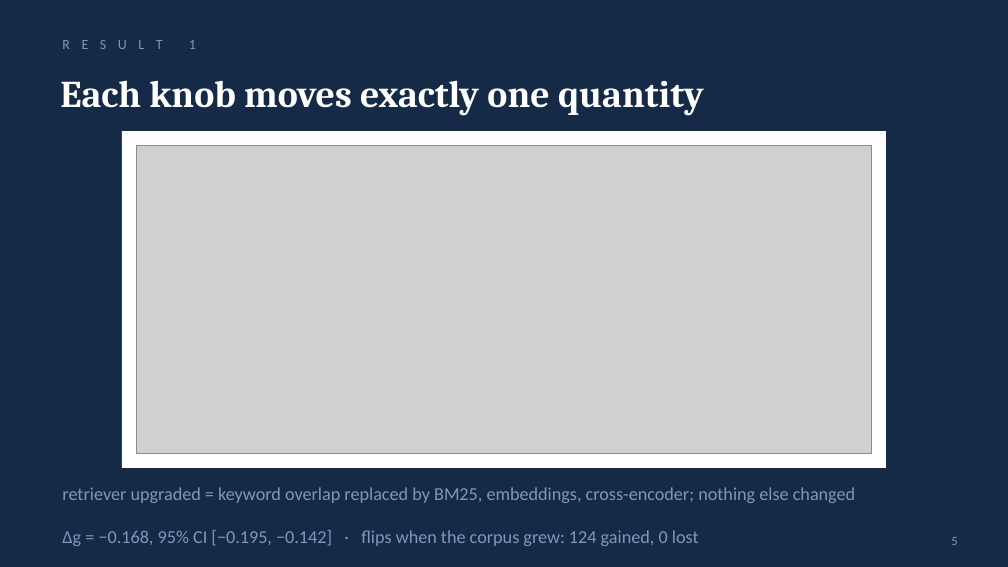
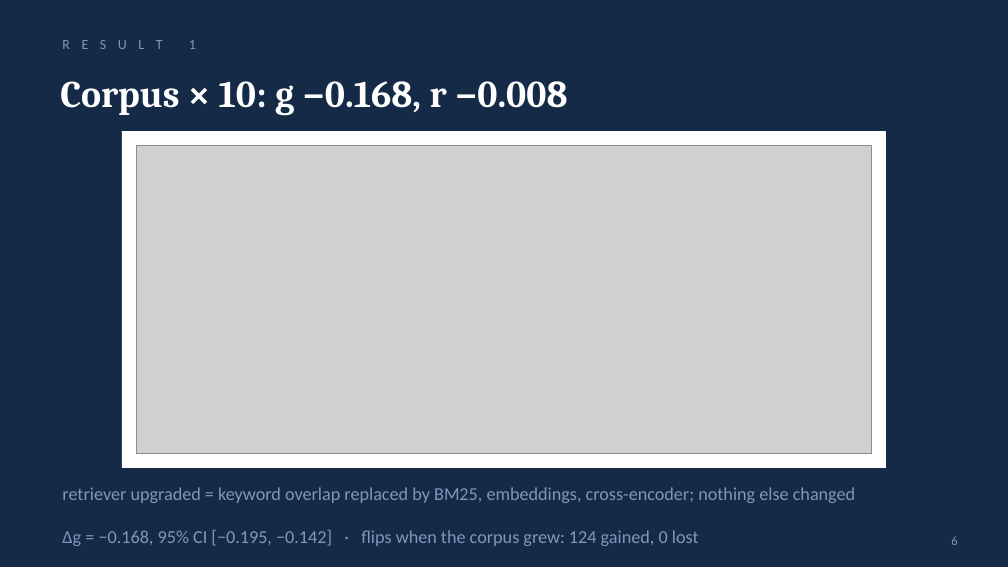
Before and after one commit to shecode-hue/knowing-where-not-to-look, a slide deck: slide 6 of presentation/knowing_where_not_to_look.pptx (slide 5 before the commit). Drawn at 1008x567 pixels with LibreOffice and Linux fonts; fonts in the diff are those of the drawing; grey boxes stand for pictures. Boxes give left, top, right and bottom in pixels: in the first picture for what was removed or moved away, otherwise in the second. Text is boxed around its words. In the diff, an @@ line names an element or a change of style, - is before the commit and + after.

Commit message:
Result-forward deck: numeric finding titles and a six-results slide
Every result slide's title now states its finding with the number:
'Corpus x 10: g -0.168, r -0.008', 'Realtime g: 0.481 to 0.123 at
depth', 'Coverage guessable: AUROC 0.65 to 0.83', 'Refusal reads as
confidence: 0.047 to 0.966', 'ECE 0.030 overall hides 0.130 in cells',
'Product rule mute; DS ECE 0.102 vs 0.163'. A thirteenth slide, The
six results, lists the full payload before the deep dives.

```diff
--- a/presentation/knowing_where_not_to_look.pptx
+++ b/presentation/knowing_where_not_to_look.pptx
@@ text at (60, 81, 568, 116): text changed @@
-Each knob moves exactly one quantity
+Corpus × 10: g −0.168, r −0.008
@@ page number at (951, 536, 957, 545): text changed @@
-5
+6
```
Also in this commit, not shown: 5 other slides changed, 1 slide added, 1 other file.
